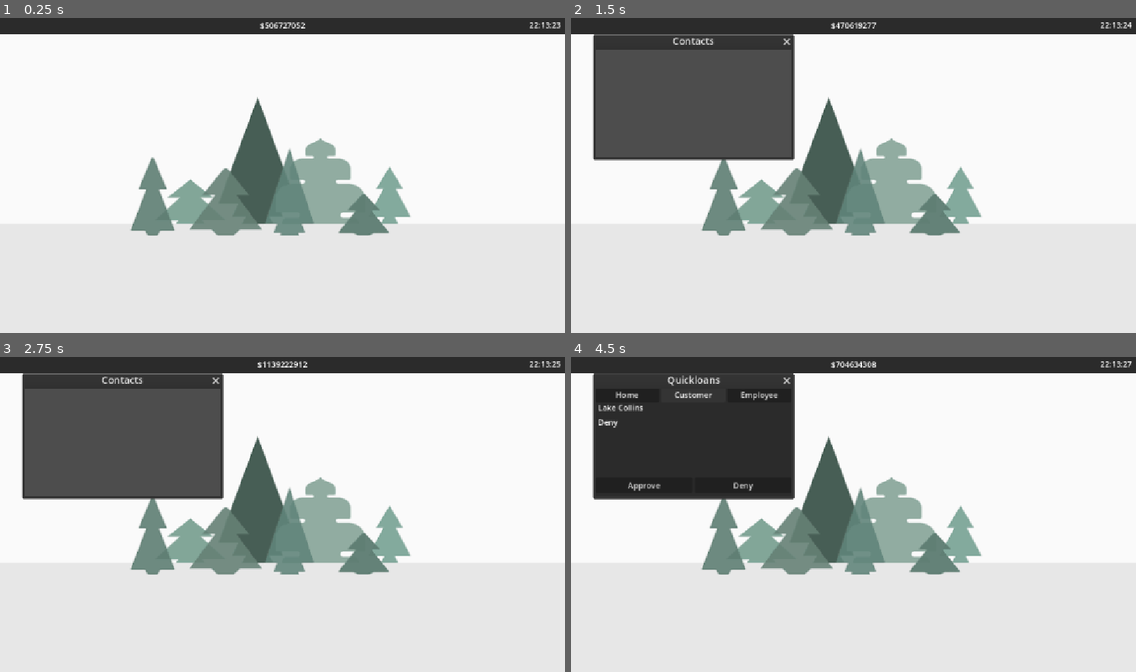
Above: before the commit, frames 1-4 (two rows, left to right).
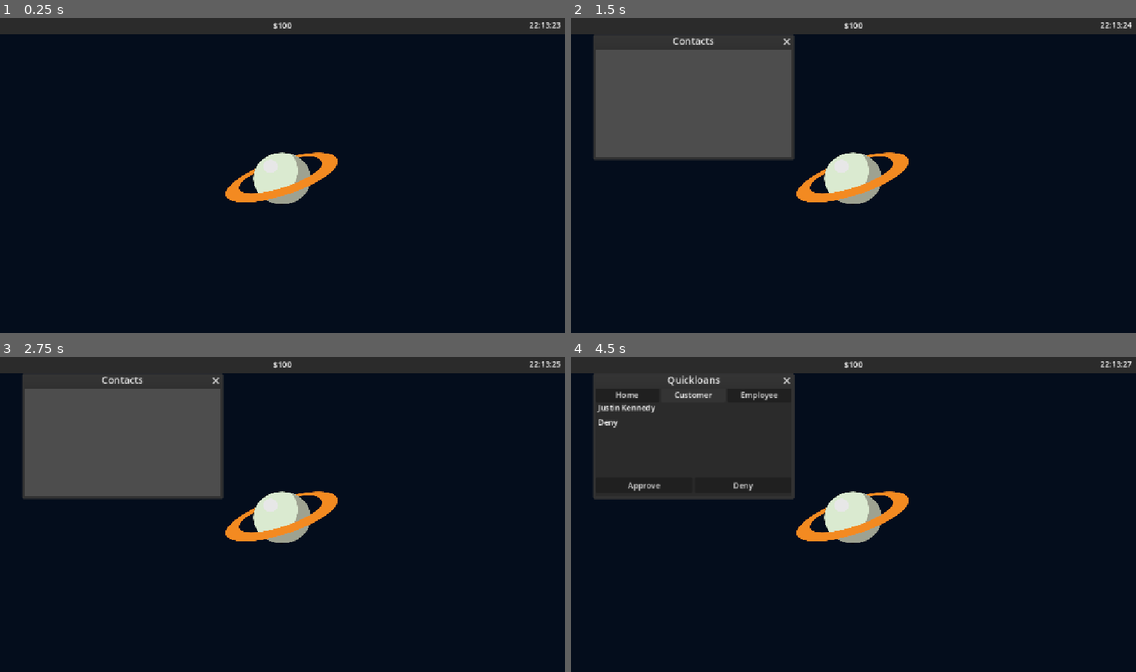
Above: after the commit, the same moments.

Repository: TotsllyRandom/employ-os
Game: Godot game, scene res://scenes/desktop.tscn
The game is run twice, just before and just after one commit, with the same random seed, the same clock (stepped at 60 frames per second) and the same inputs.
Inputs (mouse positions are in pixels of both pictures, inside the frame that each line leads up to):
- Up to frame 1 (0.25 s): no input
- Up to frame 2 (1.5 s): tap Enter at 0.5 s; move the mouse to (977, 159) at 0.52 s; hold Right 0.53-1.28 s; tap Alt at 0.6 s; click (977, 159) at 0.67 s; tap Space (Make Window Debug) at 1.25 s; move the mouse to (740, 191) at 1.27 s; hold Down from 1.28 s (still down); tap Shift at 1.35 s
- Up to frame 3 (2.75 s): tap Enter at 2 s; move the mouse to (339, 442) at 2.02 s; release Down at 2.03 s; hold Right from 2.03 s (still down); tap Alt at 2.1 s
- Up to frame 4 (4.5 s): tap Space (Make Window Debug) at 2.75 s; move the mouse to (825, 577) at 2.77 s; release Right at 2.78 s; hold Up 2.78-3.5 s; tap Shift at 2.85 s; click (825, 577) at 2.92 s; click "Home" at 3.5 s; click "Customer" at 4.25 s

The runs differ from the first frame. In frame 1, 95% of the frame differs, in the area x 0-100%, y 1-100%; in frame 2, 81%; in frame 3, 81%; in frame 4, 81%.

Commit message:
Added Basic Player Saving

Diff:
--- a/scenes/apps/quickloans.gd
+++ b/scenes/apps/quickloans.gd
@@ -56,12 +56,14 @@
 func _on_employee_pressed() -> void:
 	screen = "Employee"
 
-func loan_complete() -> void:
+func loan_complete(result: String) -> void:
+	if $"Main/Usable Area/Customer/Loan Amount".text == result:
+		PlayerData.player_data["money"] += 50
 	delete_customer(true)
 
 func loan_approved() -> void:
-	loan_complete()
+	loan_complete("Approve")
 
 
 func loan_denied() -> void:
-	loan_complete()
+	loan_complete("Deny")
--- a/scripts/Globals/customers.gd
+++ b/scripts/Globals/customers.gd
@@ -5,48 +5,149 @@
 - stored customers (hold old customers)
 '''
 var customer = {}
+var names = {
+	"first": [
+		"Alex", "Avery", "Bailey", "Blake", "Cameron", "Casey", "Charlie", "Dakota",
+		"Dylan", "Elliot", "Emery", "Finley", "Frankie", "Harley", "Hayden", "Jamie",
+		"Jesse", "Jordan", "Kai", "Kendall", "Kerry", "Logan", "Marley", "Micah",
+		"Morgan", "Parker", "Payton", "Quinn", "Reese", "Riley", "River", "Robin",
+		"Rowan", "Ryan", "Sage", "Sam", "Sawyer", "Shane", "Skyler", "Spencer",
+		"Taylor", "Terry", "Val", "Wren", "Adrian", "Arden", "Aspen", "August",
+		"Billie", "Briar", "Brooklyn", "Cory", "Drew", "Eden", "Ellis", "Everett",
+		"Gray", "Greer", "Jaden", "Jay", "Jules", "Justice", "Lane", "Lennon",
+		"Linden", "London", "Lou", "Mackenzie", "Marlowe", "Max", "Noel", "Oakley",
+		"Phoenix", "Presley", "Remy", "Rory", "Shiloh", "Sidney", "Stevie", "Sunny",
+		"Toby", "Tristan", "Winter", "Zion", "Addison", "Blair", "Brett", "Carter",
+		"Devon", "Emerson", "Gale", "Hunter", "Indigo", "Jody", "Kit", "Lake",
+		"Nico", "Peyton", "Reagan",
 
-var names = {
-	"first" = ["Alex", "Avery", "Bailey", "Blake", "Cameron",
-	"Casey", "Charlie", "Dakota", "Dylan", "Elliot",
-	"Emery", "Finley", "Frankie", "Harley", "Hayden",
-	"Jamie", "Jesse", "Jordan", "Kai", "Kendall",
-	"Kerry", "Logan", "Marley", "Micah", "Morgan",
-	"Parker", "Payton", "Quinn", "Reese", "Riley",
-	"River", "Robin", "Rowan", "Ryan", "Sage",
-	"Sam", "Sawyer", "Shane", "Skyler", "Spencer",
-	"Taylor", "Terry", "Val", "Wren", "Adrian",
-	"Arden", "Aspen", "August", "Billie", "Briar",
-	"Brooklyn", "Charlie", "Cory", "Drew", "Eden",
-	"Ellis", "Everett", "Gray", "Greer", "Jaden",
-	"Jay", "Jules", "Justice", "Lane", "Lennon",
-	"Linden", "London", "Lou", "Mackenzie", "Marlowe",
-	"Max", "Noel", "Oakley", "Phoenix", "Presley",
-	"Remy", "Rory", "Shiloh", "Sidney", "Stevie",
-	"Sunny", "Toby", "Tristan", "Winter", "Zion",
-	"Addison", "Blair", "Brett", "Carter", "Devon",
-	"Emerson", "Gale", "Hunter", "Indigo", "Jody",
-	"Kit", "Lake", "Nico", "Peyton", "Reagan"],
-	"last" = ["Smith", "Johnson", "Williams", "Brown", "Jones",
-	"Garcia", "Miller", "Davis", "Rodriguez", "Martinez",
-	"Hernandez", "Lopez", "Gonzalez", "Wilson", "Anderson",
-	"Thomas", "Taylor", "Moore", "Jackson", "Martin",
-	"Lee", "Perez", "Thompson", "White", "Harris",
-	"Sanchez", "Clark", "Ramirez", "Lewis", "Robinson",
-	"Walker", "Young", "Allen", "King", "Wright",
-	"Scott", "Torres", "Nguyen", "Hill", "Flores",
-	"Green", "Adams", "Nelson", "Baker", "Hall",
-	"Rivera", "Campbell", "Mitchell", "Carter", "Roberts",
-	"Gomez", "Phillips", "Evans", "Turner", "Diaz",
-	"Parker", "Cruz", "Edwards", "Collins", "Reyes",
-	"Stewart", "Morris", "Morales", "Murphy", "Cook",
-	"Rogers", "Gutierrez", "Ortiz", "Morgan", "Cooper",
-	"Peterson", "Bailey", "Reed", "Kelly", "Howard",
-	"Ramos", "Kim", "Cox", "Ward", "Richardson",
-	"Watson", "Brooks", "Chavez", "Wood", "James",
-	"Bennett", "Gray", "Mendoza", "Ruiz", "Hughes",
-	"Price", "Alvarez", "Castillo", "Sanders", "Patel",
-	"Myers", "Long", "Ross", "Foster", "Jimenez"]
+		"Abigail", "Adam", "Adalyn", "Adeline", "Adrian", "Aidan", "Ainsley", "Alan",
+		"Albert", "Alejandro", "Alessandra", "Alexa", "Alexander", "Alexandra", "Alice",
+		"Alicia", "Alina", "Alison", "Allison", "Amelia", "Amira", "Amy", "Ana",
+		"Andrea", "Andrew", "Angel", "Angela", "Angelina", "Anna", "Annabelle", "Anthony",
+		"Antonio", "Arabella", "Archer", "Ari", "Aria", "Ariana", "Ariel", "Arthur",
+		"Arthur", "Asher", "Ashley", "Athena", "Atlas", "Audrey", "Austin", "Autumn",
+		"Ava", "Axel", "Bella", "Benjamin", "Bennett", "Bentley", "Bernard", "Bethany",
+		"Bianca", "Blake", "Brady", "Braeden", "Brandon", "Brayden", "Brendan", "Brianna",
+		"Brian", "Bridget", "Brielle", "Brody", "Brooke", "Bryan", "Bryce", "Caleb",
+		"Callie", "Calvin", "Camden", "Camila", "Camille", "Carlos", "Caroline", "Carson",
+		"Cassidy", "Catherine", "Cecilia", "Celeste", "Chad", "Chandler", "Charlotte", "Chase",
+		"Chloe", "Christian", "Christina", "Christopher", "Claire", "Clara", "Clayton", "Colin",
+		"Connor", "Cooper", "Cora", "Corey", "Corinne", "Courtney", "Cristian", "Crystal",
+		"Cynthia", "Daisy", "Damian", "Daniel", "Daniela", "Danielle", "Dante", "David",
+		"Delilah", "Derek", "Desmond", "Destiny", "Diego", "Dominic", "Dominique", "Donovan",
+		"Dorothy", "Easton", "Eleanor", "Elena", "Eliana", "Elijah", "Elisa", "Elizabeth",
+		"Elise", "Ella", "Ellen", "Elliana", "Elodie", "Elsie", "Emanuel", "Emilia",
+		"Emily", "Emma", "Emmett", "Eric", "Erica", "Erik", "Erin", "Esme",
+		"Estella", "Esther", "Ethan", "Eva", "Evan", "Evelyn", "Everett", "Faith",
+		"Felix", "Fiona", "Finn", "Fisher", "Florence", "Frances", "Francis", "Frederick",
+		"Gabriel", "Gabriella", "Gavin", "Gemma", "Genevieve", "George", "Georgia", "Gianna",
+		"Gideon", "Giselle", "Gloria", "Grace", "Gracie", "Grant", "Grayson", "Gregory",
+		"Hailey", "Hannah", "Harper", "Harrison", "Hazel", "Heidi", "Henry", "Hope",
+		"Hudson", "Hugo", "Ian", "Ibrahim", "Iris", "Isabel", "Isabella", "Isaac",
+		"Isla", "Ivan", "Jack", "Jackie", "Jackson", "Jacob", "Jade", "Jake",
+		"James", "Jasmine", "Jason", "Javier", "Jayden", "Jeffrey", "Jenna", "Jennifer",
+		"Jeremiah", "Jeremy", "Jerome", "Jillian", "Joanna", "Jocelyn", "Joel", "John",
+		"Johnny", "Jonathan", "Joseph", "Josephine", "Joshua", "Josiah", "Josie", "Joy",
+		"Juan", "Judah", "Julia", "Julian", "Juliana", "Juliet", "June", "Justin",
+		"Kaitlyn", "Kara", "Karen", "Karina", "Katherine", "Kathryn", "Kayla", "Kaylee",
+		"Keegan", "Keith", "Kelly", "Kelsey", "Kennedy", "Kevin", "Kiana", "Kimberly",
+		"Kingston", "Kinsley", "Kylie", "Kyler", "Landon", "Laura", "Lauren", "Layla",
+		"Leah", "Leila", "Leo", "Leon", "Leonardo", "Levi", "Liam", "Lila",
+		"Lillian", "Lily", "Lincoln", "Lisa", "Lola", "Lucas", "Lucy", "Luis",
+		"Luke", "Luna", "Lydia", "Madeline", "Madelyn", "Madison", "Mae", "Maeve",
+		"Makayla", "Malachi", "Malcolm", "Maria", "Mariah", "Mariana", "Marie", "Marissa",
+		"Mark", "Mason", "Mateo", "Matthew", "Maya", "Megan", "Melanie", "Melody",
+		"Melissa", "Mia", "Michael", "Michelle", "Miguel", "Mila", "Miles", "Milo",
+		"Miranda", "Molly", "Monica", "Natalia", "Natalie", "Nathan", "Nathaniel", "Nayeli",
+		"Nevaeh", "Nicholas", "Nicole", "Nina", "Noah", "Nolan", "Nora", "Norah",
+		"Nova", "Oliver", "Olivia", "Omar", "Opal", "Oscar", "Owen", "Paige",
+		"Paisley", "Palmer", "Patricia", "Paul", "Penelope", "Peter", "Philip", "Phoebe",
+		"Piper", "Preston", "Rachel", "Raegan", "Rafael", "Raiden", "Raymond", "Rebecca",
+		"Reed", "Reid", "Rhett", "Ricardo", "Richard", "Robert", "Roger", "Rose",
+		"Rosalie", "Roselyn", "Ruby", "Russell", "Ruth", "Sabrina", "Sadie", "Samuel",
+		"Sarah", "Savannah", "Scarlett", "Sean", "Sebastian", "Serena", "Serenity", "Shane",
+		"Shawn", "Shelby", "Simon", "Sofia", "Sophia", "Sophie", "Spencer", "Stella",
+		"Steven", "Summer", "Susan", "Sydney", "Tanner", "Tara", "Teresa", "Theodore",
+		"Thomas", "Tiffany", "Timothy", "Travis", "Trevor", "Trinity", "Tyler", "Valerie",
+		"Vanessa", "Vera", "Victoria", "Vincent", "Violet", "Vivian", "Walter", "Warren",
+		"Waylon", "Wesley", "Weston", "William", "Willow", "Wyatt", "Xander", "Xavier",
+		"Yasmin", "Yasmine", "Zachary", "Zane", "Zara", "Zoe", "Zoey"
+	],
+
+	"last": [
+		"Smith", "Johnson", "Williams", "Brown", "Jones", "Garcia", "Miller", "Davis",
+		"Rodriguez", "Martinez", "Hernandez", "Lopez", "Gonzalez", "Wilson", "Anderson",
+		"Thomas", "Taylor", "Moore", "Jackson", "Martin", "Lee", "Perez", "Thompson",
+		"White", "Harris", "Sanchez", "Clark", "Ramirez", "Lewis", "Robinson", "Walker",
+		"Young", "Allen", "King", "Wright", "Scott", "Torres", "Nguyen", "Hill",
+		"Flores", "Green", "Adams", "Nelson", "Baker", "Hall", "Rivera", "Campbell",
+		"Mitchell", "Carter", "Roberts", "Gomez", "Phillips", "Evans", "Turner", "Diaz",
+		"Cruz", "Edwards", "Collins", "Reyes", "Stewart", "Morris", "Morales", "Murphy",
+		"Cook", "Rogers", "Gutierrez", "Ortiz", "Morgan", "Cooper", "Peterson", "Bailey",
+		"Reed", "Kelly", "Howard", "Ramos", "Kim", "Cox", "Ward", "Richardson",
+		"Watson", "Brooks", "Chavez", "Wood", "James", "Bennett", "Gray", "Mendoza",
+		"Ruiz", "Hughes", "Price", "Alvarez", "Castillo", "Sanders", "Patel", "Myers",
+		"Long", "Ross", "Foster", "Jimenez",
+
+		"Powell", "Jenkins", "Perry", "Russell", "Sullivan", "Bell", "Coleman", "Butler",
+		"Henderson", "Barnes", "Fisher", "Vasquez", "Simmons", "Patterson", "Jordan", "Reynolds",
+		"Hamilton", "Graham", "Kim", "Gonzales", "Alexander", "Ramos", "Wallace", "Griffin",
+		"West", "Cole", "Hayes", "Chambers", "Gibson", "Bryant", "Ellis", "Stevens",
+		"Murray", "Ford", "Marshall", "Owens", "Mcdonald", "Harrison", "Ruiz", "Kennedy",
+		"Wells", "Alvarez", "Woods", "Mendoza", "Webb", "Castillo", "Olson", "Simpson",
+		"Steele", "Tucker", "Freeman", "Burns", "Henry", "Vasquez", "Snyder", "Douglas",
+		"Richardson", "Robertson", "Hunt", "Black", "Ferguson", "Douglas", "Hart", "Lawson",
+		"Watkins", "Hamilton", "Meyer", "Bishop", "Fowler", "Johnston", "Bradley", "Carroll",
+		"Duncan", "Armstrong", "Berry", "Dixon", "Cruz", "Harvey", "Pearson", "Dean",
+		"Reyes", "Warren", "Hunt", "Blackburn", "Knight", "Stone", "Hawkins", "Dunn",
+		"Perkins", "Hudson", "Spencer", "Gardner", "Stephens", "Payne", "Pierce", "Berry",
+		"Matthews", "Arnold", "Wagner", "Willis", "Ray", "Watkins", "Olson", "Carpenter",
+		"Daniels", "Day", "Love", "Frazier", "Dale", "Holt", "Goodman", "Mills",
+		"Howell", "Warner", "Parks", "Nichols", "Grant", "Knight", "Ferguson", "Rose",
+		"Stone", "Harrison", "Hansen", "George", "Mason", "Porter", "Hunter", "Gordon",
+		"Hicks", "Crawford", "Henry", "Boyd", "Morris", "McCarthy", "Cunningham", "Dixon",
+		"Larson", "Rhodes", "Morrison", "Hammond", "Riley", "McKenzie", "McKinney", "Cannon",
+		"Miranda", "Klein", "Keller", "Vaughn", "Robbins", "Curtis", "Pope", "Maldonado",
+		"McDonald", "Winters", "Craig", "Decker", "Brock", "Davenport", "Sampson", "Tyson",
+		"Spence", "Conley", "Mayer", "Caldwell", "Mccoy", "Mclean", "Mckay", "Fritz",
+		"Fischer", "Kramer", "Schultz", "Schneider", "Weber", "Bauer", "Becker", "Krause",
+		"Rich", "Blair", "Mack", "Madden", "Phelps", "Manning", "Reeves", "Shepherd",
+		"Shepard", "Wilkins", "Wilkinson", "Carver", "Baxter", "Conway", "Merritt", "Nash",
+		"Vance", "Pruitt", "Mccormick", "McBride", "McClure", "McGuire", "McConnell", "McDowell",
+		"Farley", "Farmer", "Fletcher", "Finley", "Fleming", "Frost", "Gaines", "Gallagher",
+		"Garner", "Garrett", "Garrison", "Gentry", "Gilbert", "Gill", "Gillespie", "Glass",
+		"Glenn", "Golden", "Goodwin", "Graves", "Greer", "Griffith", "Gross", "Guerrero",
+		"Guy", "Hahn", "Hale", "Haley", "Hancock", "Harding", "Hardy", "Harper",
+		"Hartman", "Hatfield", "Hatcher", "Hayden", "Heath", "Herman", "Higgins", "Hines",
+		"Hoover", "Hopkins", "Horton", "House", "Howe", "Hubbard", "Humphrey", "Hurst",
+		"Ingram", "Irwin", "Jarvis", "Jefferson", "Jensen", "Jernigan", "Kane", "Kaufman",
+		"Keith", "Kendall", "Kent", "Kerr", "Kincaid", "Kirby", "Kirk", "Knox",
+		"Lamb", "Lancaster", "Landry", "Lane", "Lang", "Larsen", "Lawrence", "Leach",
+		"Leary", "Lehman", "Lester", "Levine", "Lindsey", "Little", "Lloyd", "Logan",
+		"Lucas", "Lynch", "Lyons", "Mackey", "Maddox", "Mahoney", "Malone", "Mann",
+		"Marsh", "Massey", "Maxwell", "May", "Maynard", "McCall", "McClain", "McCormick",
+		"McDaniel", "McGee", "McIntyre", "McLean", "McMillan", "Meadows", "Mercer", "Merrill",
+		"Meyer", "Miles", "Miller", "Mills", "Monroe", "Montgomery", "Moody", "Moon",
+		"Moore", "Morse", "Morton", "Moss", "Munoz", "Norris", "Norton", "Novak",
+		"Osborne", "Owen", "Owens", "Page", "Palmer", "Parrish", "Parsons", "Patton",
+		"Paul", "Pearce", "Peters", "Phelps", "Pickett", "Pittman", "Pollard", "Potter",
+		"Pratt", "Preston", "Prince", "Quinn", "Ramsey", "Randall", "Randolph", "Rasmussen",
+		"Ratliff", "Raymond", "Reeves", "Reid", "Riddle", "Riggs", "Rivers", "Roach",
+		"Robbins", "Roberson", "Rocha", "Rodgers", "Rojas", "Rollins", "Roman", "Rooney",
+		"Rosales", "Rosario", "Rowe", "Roy", "Royce", "Salazar", "Salinas", "Sampson",
+		"Sandoval", "Sawyer", "Schmidt", "Schroeder", "Schwartz", "Schmitt", "Schroeder", "Shaffer",
+		"Shannon", "Sharp", "Shelton", "Sherman", "Short", "Silva", "Simon", "Sims",
+		"Singleton", "Skinner", "Slater", "Sloan", "Small", "Snyder", "Solis", "Sosa",
+		"Spencer", "Stafford", "Stanley", "Stark", "Stein", "Stephenson", "Stout", "Strickland",
+		"Strong", "Stuart", "Summers", "Sutton", "Swanson", "Tate", "Terrell", "Thorne",
+		"Todd", "Townsend", "Travis", "Trent", "Trujillo", "Underwood", "Valdez", "Valencia",
+		"Velez", "Vincent", "Wade", "Waller", "Walsh", "Walton", "Ward", "Warner",
+		"Washington", "Waters", "Watson", "Weaver", "Webster", "Weeks", "Weiss", "Welch",
+		"Wells", "Werner", "Wheeler", "Whitaker", "Whitehead", "Wilcox", "Wiley", "Wilkerson",
+		"Williamson", "Willis", "Wilson", "Wise", "Wolfe", "Wong", "Woodard", "Wooten",
+		"Wright", "Wyatt", "Yates", "York", "Young", "Zamora", "Zavala", "Zimmerman"
+	]
 }
 
 func make_customer(job:String):
--- a/scripts/Globals/playerData.gd
+++ b/scripts/Globals/playerData.gd
@@ -1,6 +1,16 @@
 extends Node
 
+## Default Player Data
+var default_player_data = {
+	"name" = "John Doe",
+	"money" = 100,
+	"job" = "quickloans",
+	"exp" = 0,
+}
+
+## Real Player Data
 var player_data = {}
+
 
 const PLAYER_DIR := "user://"
 const FOLDERS := [
@@ -10,29 +20,37 @@
 	"apps"
 ]
 
+const PATH = PLAYER_DIR + FOLDERS[1] + "/player.json"
 
 func _ready() -> void:
 	load_player_dir()
+	load_player_data()
+
+func _notification(what: int) -> void:
+	if what == NOTIFICATION_WM_CLOSE_REQUEST:
+		print("Game closing! Saving player data...")
+		save_player_data()
+
+		get_tree().quit()
 
 
 func load_player_dir() -> void:
 	# Make sure all required folders exist
 	for folder in FOLDERS:
-		var path = PLAYER_DIR + folder
+		var p = PLAYER_DIR + folder
 
-		if not DirAccess.dir_exists_absolute(path):
-			DirAccess.make_dir_absolute(path)
-			print("Created directory: " + path)
+		if not DirAccess.dir_exists_absolute(p):
+			DirAccess.make_dir_absolute(p)
+			print("Created directory: " + p)
 
-	# Now inspect the player directory
 	var dir = DirAccess.open(PLAYER_DIR)
 
 	if dir == null:
 		print("Failed to open player directory.")
 		return
 
+
 	dir.list_dir_begin()
-
 	var file_name = dir.get_next()
 
 	while file_name != "":
@@ -45,6 +63,24 @@
 	print(OS.get_user_data_dir())
 
 	dir.list_dir_end()
+
+func save_player_data():
+	var file = FileAccess.open(PATH, FileAccess.WRITE)
+	file.store_string(JSON.stringify(player_data))
+	file.close()
+
+func load_player_data():
+	if not FileAccess.file_exists(PATH):
+		var newFile = FileAccess.open(PATH, FileAccess.WRITE)
+		newFile.store_string(JSON.stringify(default_player_data))
+		newFile.close()
+	player_data = JSON.parse_string(FileAccess.get_file_as_string(PATH))
+	if player_data == null:
+		player_data = default_player_data
+	for key in default_player_data:
+		if not player_data.keys().has(key):
+			player_data[key] = default_player_data[key]
+	print(player_data)
 
 func get_desktop():
 	var dir = DirAccess.open(PLAYER_DIR + FOLDERS[0])
@@ -76,13 +112,13 @@
 		return load("res://assets/" + desktops[randi_range(0,1)])
 
 	var random_file = files[randi_range(0, files.size() - 1)]
-	var path = PLAYER_DIR + FOLDERS[0] + "/" + random_file
+	var ImgPath = PLAYER_DIR + FOLDERS[0] + "/" + random_file
 
 	var image = Image.new()
-	image.load(path)
+	image.load(ImgPath)
 
 	if image == null:
-		print("Failed to load desktop image: ", path)
+		print("Failed to load desktop image: ", ImgPath)
 		return load("res://assets/" + desktops[randi_range(0,1)])
 
 	return ImageTexture.create_from_image(image)
--- a/scripts/desktop.gd
+++ b/scripts/desktop.gd
@@ -18,11 +18,11 @@
 	$desktopImage.texture = PlayerData.get_desktop()
 
 # Called every frame. 'delta' is the elapsed time since the previous frame.
-func _process(delta: float) -> void:
+func _process(_delta: float) -> void:
 	if Input.is_action_just_pressed("Make Window Debug"):
 		make_window(Applicatons.get_random())
 	$topBar/time.text = GameTime.get_clock_time()
-	$topBar/money.text = "$%d" % [randi_range(0,99999999999)]
+	$topBar/money.text = "$%d" % [PlayerData.player_data["money"]]
 
 func make_window(app:String):
 	var win = Window.new()
Binary file changed: assets/desktop.png
